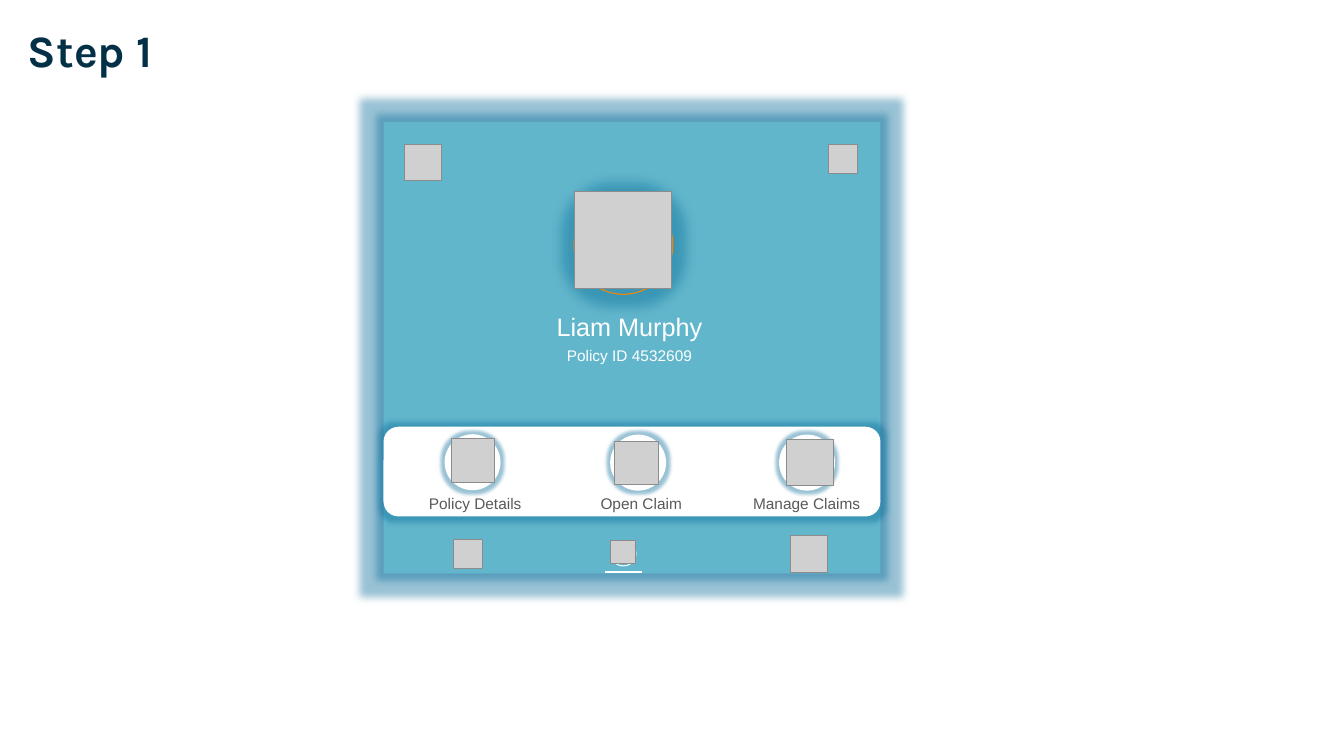
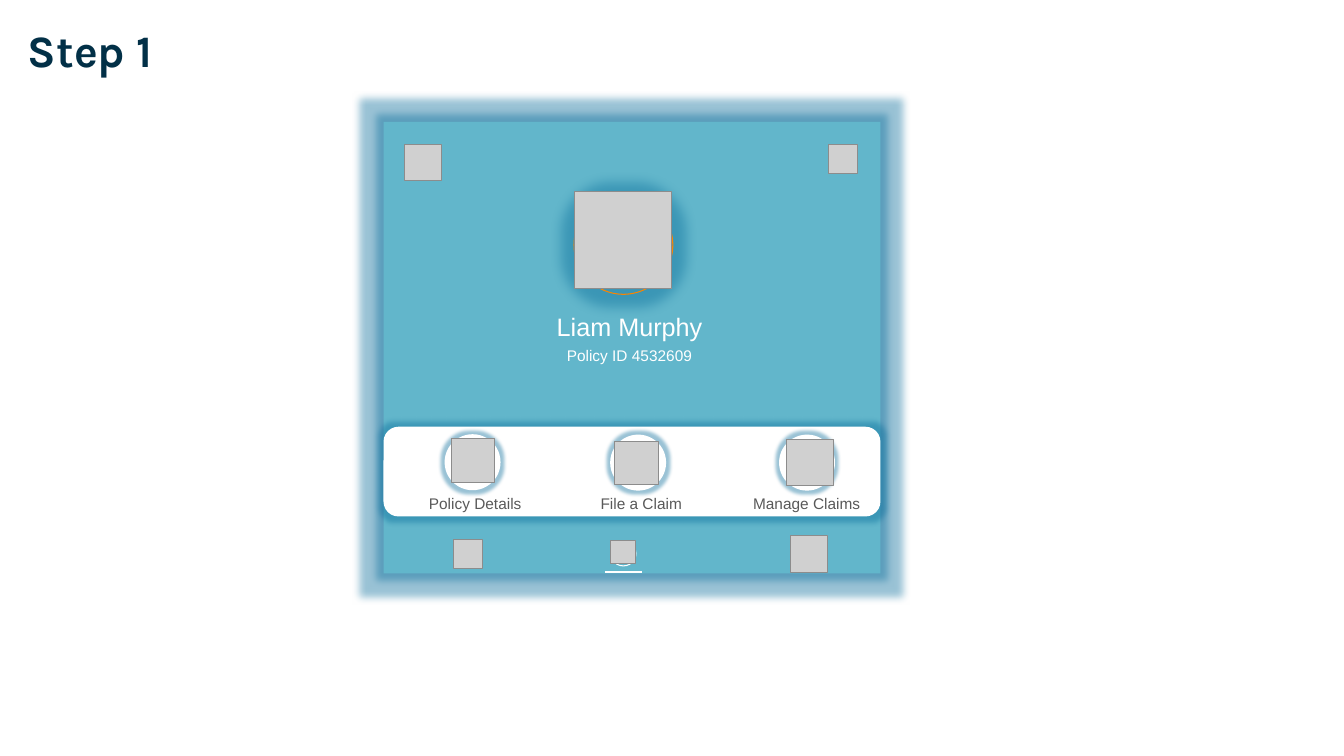
Before and after one commit to ACM40960/project-danielquesada89, a slide deck: slide 2 of Others/Auto App.pptx. Drawn at 1344x756 pixels with LibreOffice and Linux fonts; fonts in the diff are those of the drawing; grey boxes stand for pictures. Boxes give left, top, right and bottom in pixels: in the first picture for what was removed or moved away, otherwise in the second. Text is boxed around its words. In the diff, an @@ line names an element or a change of style, - is before the commit and + after.

```diff
--- a/Others/Auto App.pptx
+++ b/Others/Auto App.pptx
@@ text at (x1=601, y1=498, x2=681, y2=509): text changed @@
-Open Claim
+File a Claim
```
Also in this commit, not shown: 1 other file.
